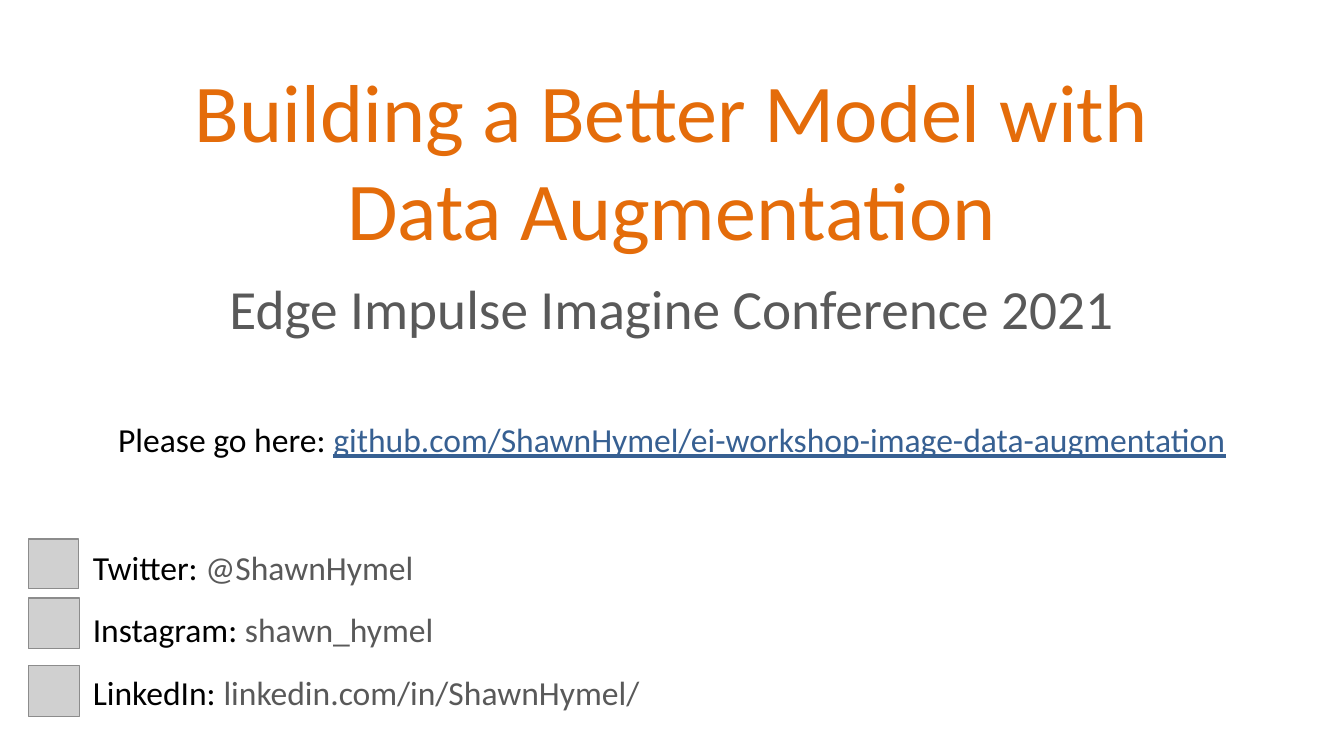
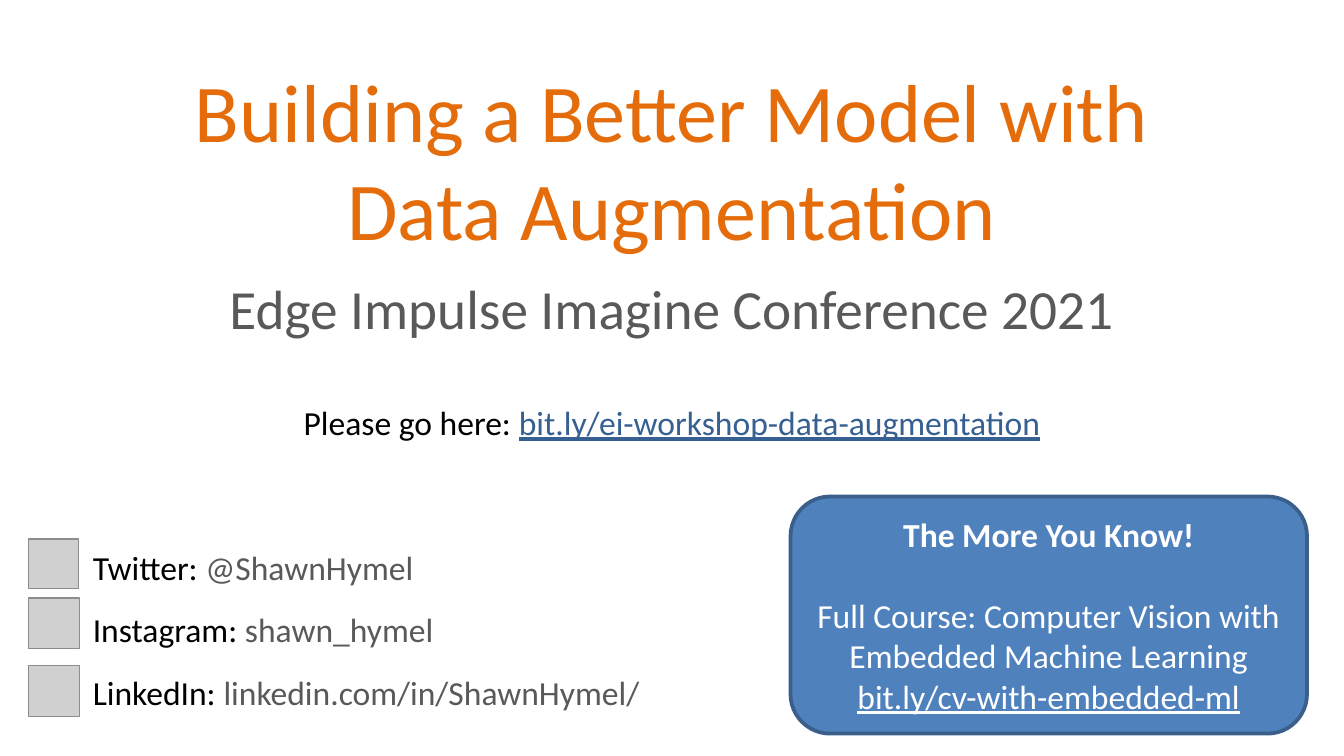
Before and after one commit to ShawnHymel/ei-workshop-image-data-augmentation, a slide deck: slide 1 of Slides/workshop-image-data-augmentation-slides.pptx. Drawn at 1344x756 pixels with LibreOffice and Linux fonts; fonts in the diff are those of the drawing; grey boxes stand for pictures; background and template pictures are left out. Boxes give left, top, right and bottom in pixels: in the first picture for what was removed or moved away, otherwise in the second. Text is boxed around its words. In the diff, an @@ line names an element or a change of style, - is before the commit and + after.

```diff
--- a/Slides/workshop-image-data-augmentation-slides.pptx
+++ b/Slides/workshop-image-data-augmentation-slides.pptx
@@ text at <box>304,411,1040,441</box>: text changed @@
-Please go here: github.com/ShawnHymel/ei-workshop-image-data-augmentation
+Please go here: bit.ly/ei-workshop-data-augmentation
@@ rounded rectangle added at <box>790,496,1306,732</box>, fill #4F81BD, outline #3A5F8C 2 pt, 18 pt, text #FFFFFF @@
+The More You Know!
+Full Course: Computer Vision with Embedded Machine Learning
+bit.ly/cv-with-embedded-ml
```
Also in this commit, not shown: 2 other files.
